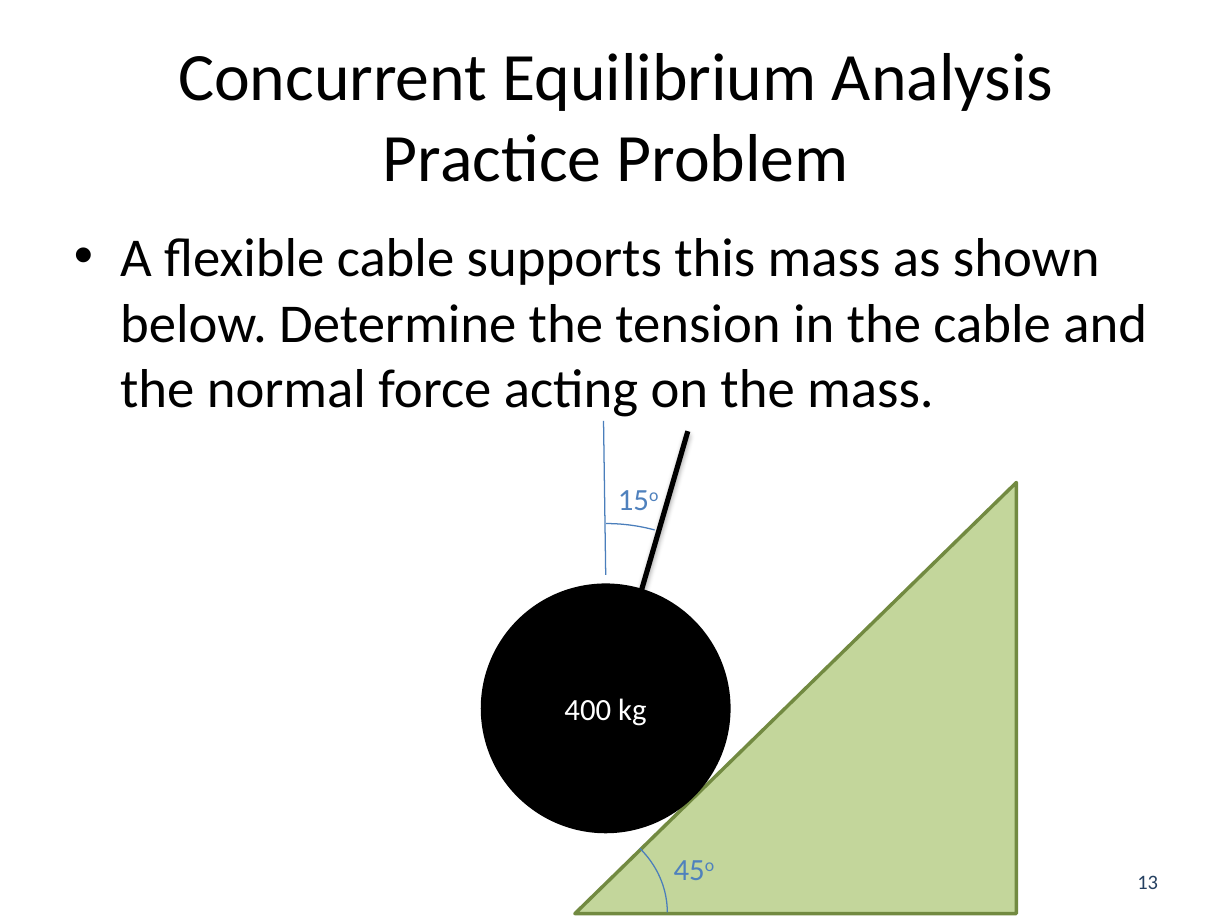
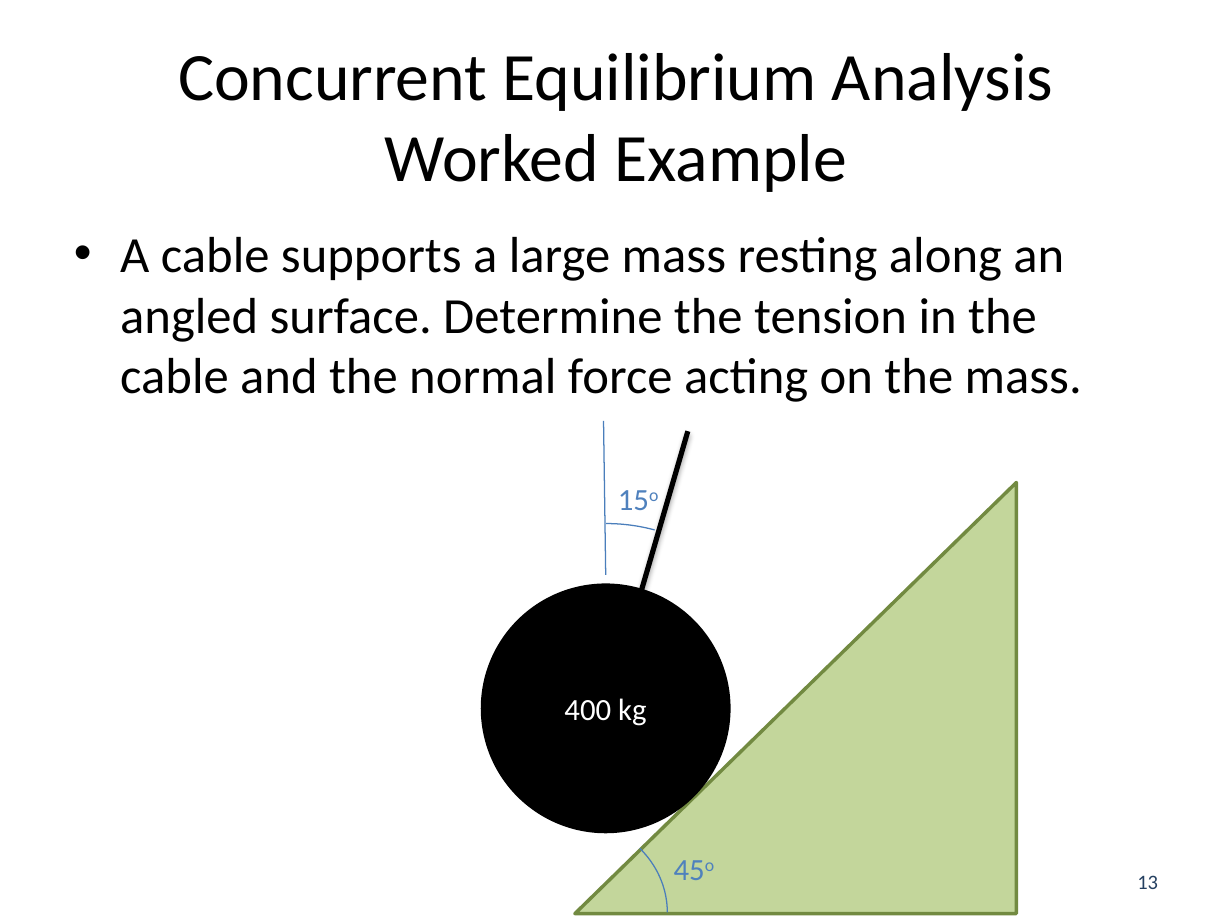
Before and after one commit to JacobMoore/mechanics_textbook, a slide deck: slide 13 of Lecture Slides/VideoLectureSlides/2.5.pptx. Drawn at 1232x924 pixels with LibreOffice and Linux fonts; fonts in the diff are those of the drawing. Boxes give left, top, right and bottom in pixels: in the first picture for what was removed or moved away, otherwise in the second. Text is boxed around its words. In the diff, an @@ line names an element or a change of style, - is before the commit and + after.

Commit message:
Added Worked Problems and error fixes

```diff
--- a/Lecture Slides/VideoLectureSlides/2.5.pptx
+++ b/Lecture Slides/VideoLectureSlides/2.5.pptx
@@ title at box(178, 53, 1053, 192): text changed @@
-Concurrent Equilibrium Analysis Practice Problem
+Concurrent Equilibrium Analysis Worked Example
@@ text at box(120, 237, 1082, 402): text changed; size 32 to 29.6 pt @@
-• A flexible cable supports this mass as shown below. Determine the tension in the cable and the normal force acting on the mass.
+• A cable supports a large mass resting along an angled surface. Determine the tension in the cable and the normal force acting on the mass.
```
Also in this commit, not shown: 6 other slides changed, 1 slide added, 37 other files.
